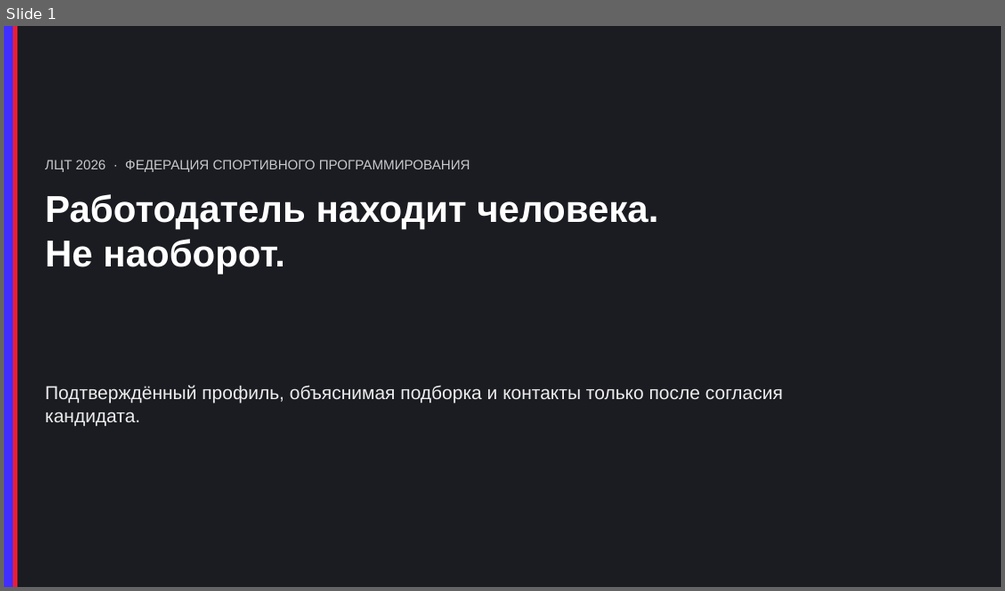
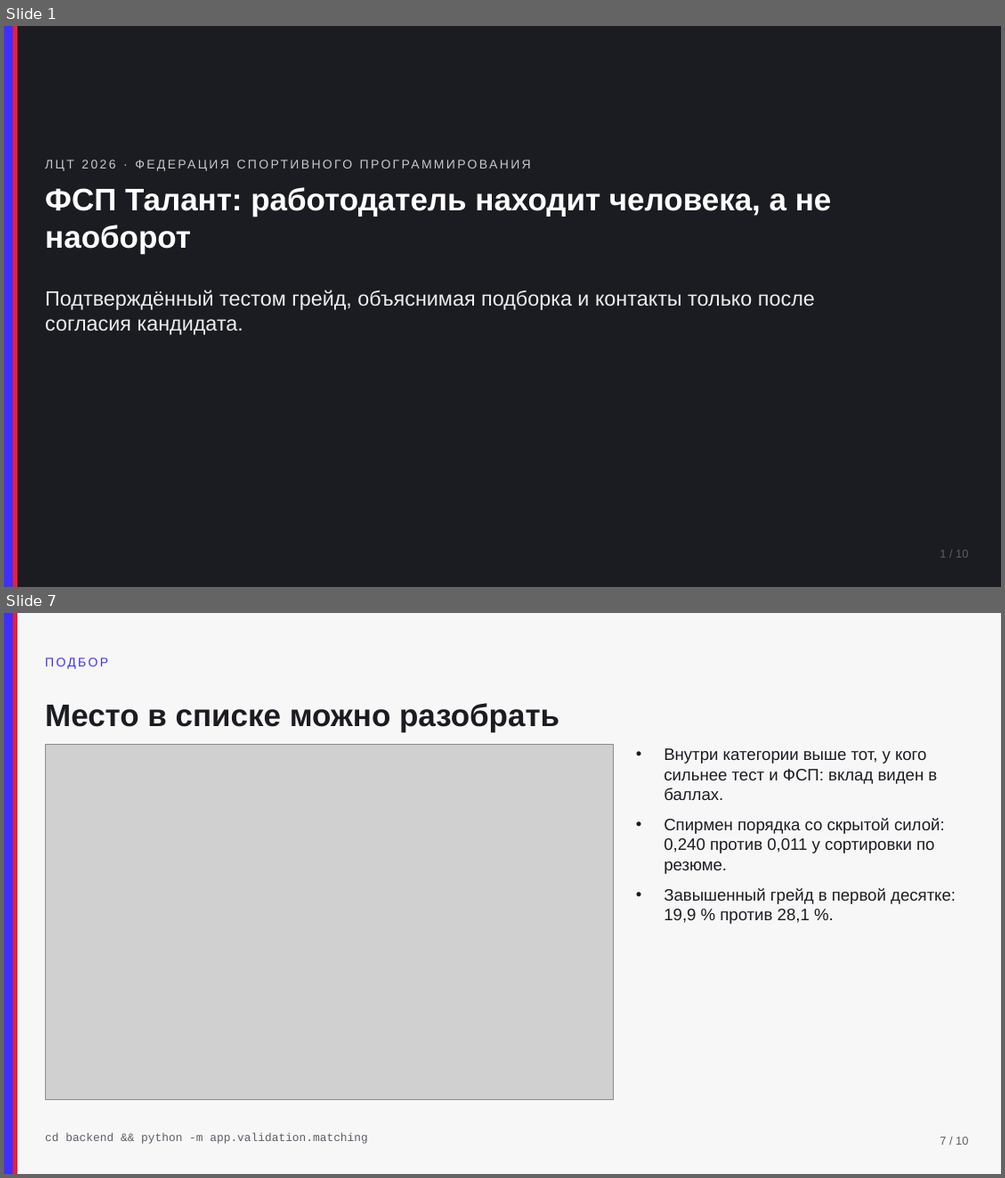
Before and after one commit to KonkovDV/fsp-talent, a slide deck: docs/pitch.pptx. Shown one above the other, each under a label of ours: slide 1 before the commit, slides 1 and 7 after it; the slides between them are not shown. The pictures are 1005x591 and 1005x1178 pixels, drawn with LibreOffice and Linux fonts; fonts in the diff are those of the drawing; grey boxes stand for pictures. Boxes give left, top, right and bottom in pixels: in the first picture for what was removed or moved away, otherwise in the second. Text is boxed around its words. In the diff, an @@ line names an element or a change of style, - is before the commit and + after.

Commit message:
Питч переделан на десять слайдов со скриншотами стенда: HTML, PPTX и PDF собираются из одного источника, у каждой цифры есть команда, а пример оси ФСП закреплён тестом.

```diff
--- a/docs/pitch.pptx
+++ b/docs/pitch.pptx
@@ slide 7 added at (4, 613, 1001, 1174), background #F7F7F8 @@
@@ rectangle added at (4, 613, 13, 1174), fill #402FFF @@
@@ rectangle added at (13, 613, 17, 1174), fill #EC1D35 @@
@@ text added at (45, 657, 108, 669), 12 pt, text #402FFF @@
+ПОДБОР
@@ text added at (45, 703, 559, 732), 30 pt, text #1B1C21, bold @@
+Место в списке можно разобрать
@@ picture added at (45, 744, 614, 1099) @@
@@ text added at (663, 748, 955, 924), 16 pt, text #1B1C21 @@
+• Внутри категории выше тот, у кого сильнее тест и ФСП: вклад виден в баллах.
+• Спирмен порядка со скрытой силой: 0,240 против 0,011 у сортировки по резюме.
+• Завышенный грейд в первой десятке: 19,9 % против 28,1 %.
@@ text added at (45, 1132, 367, 1143), 11 pt, text #5C5E66 @@
+cd backend && python -m app.validation.matching
@@ text added at (939, 1136, 968, 1144), 11 pt, text #5C5E66 @@
+7 / 10
@@ slide 1 changed as well @@
@@ text "ЛЦТ 2026 · ФЕДЕРАЦИЯ СПОРТИВНОГО ..." at (45, 153, 942, 176): size 13 to 12 pt, letter spacing 0 to 2 pt @@
@@ text at (45, 187, 832, 253): text changed; size 36 to 30 pt @@
-Работодатель находит человека.
-Не наоборот.
+ФСП Талант: работодатель находит человека, а не наоборот
@@ text at (45, 289, 815, 335): text changed; size 18 to 20 pt @@
-Подтверждённый профиль, объяснимая подборка и контакты только после согласия кандидата.
+Подтверждённый тестом грейд, объяснимая подборка и контакты только после согласия кандидата.
@@ text added at (939, 549, 968, 557), 11 pt, text #5C5E66 @@
+1 / 10
```
Also in this commit, not shown: 8 other slides added, 6 slides removed, 9 other files.
